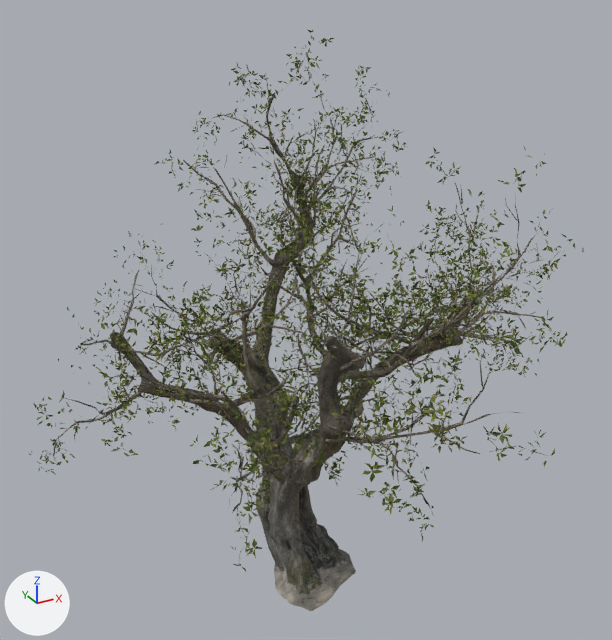
Two versions of the glTF model assets/models/mid/cay-ven-bien.glb, one commit apart.
Camera for both pictures: a 50 mm lens placed at (-0.646, -1.184, 1.123), pointed at (0.011, 0.01, 0.526). The axes (+X, +Y, +Z) are drawn at lower left. The lights are the same throughout. The picture after the commit comes second. Where no turn or scale is listed for an object, it has been applied to the vertices. Vertices at exactly the same position are counted once.

The first picture shows 'island_tree_01_LOD0'.
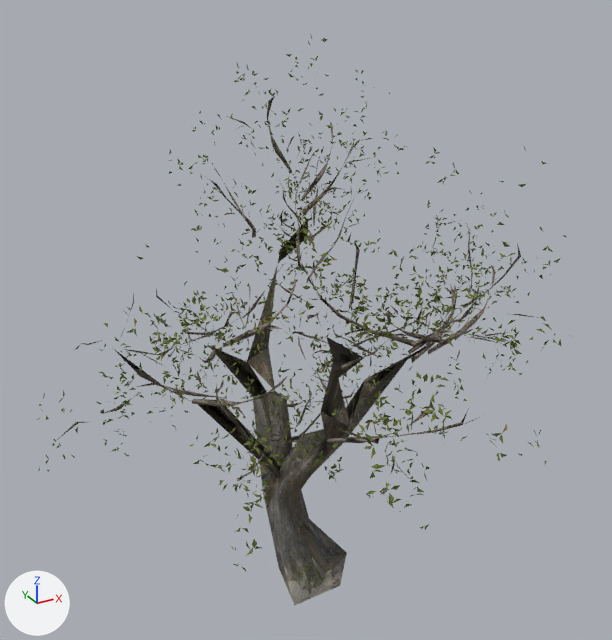
Where the newer file only moved an object's origin or applied its transform, the numbers keep the older frame.

Where the change shows, as pixel boxes (x1, y1, x2, y2) in the pictures (612 x 640 px):
'island_tree_01_LOD0', reshaped: before (28, 29, 584, 611); after (37, 34, 566, 605)
part 1 of me_island_trees_01_blockout_cleaned, deleted: before (28, 29, 584, 564)
part 2 of me_island_trees_01_blockout_cleaned, cut back: before (36, 36, 563, 611); after (37, 54, 560, 605)
part 3 of me_island_trees_01_blockout_cleaned, surface changed: before (120, 156, 411, 477); after (120, 156, 460, 477)

Patch to the scene script:
```diff
--- a/assets/models/mid/cay-ven-bien.glb.py
+++ b/assets/models/mid/cay-ven-bien.glb.py
@@ me_island_trees_01_blockout_cleaned @@
 # used by ob_island_tree_01_lod0; location = (0.004, -0.001, 0.496)
-me_island_trees_01_blockout_cleaned.from_pydata(...)  # 47028 vertices, 32940 faces; spans x -0.467..0.467, y -0.475..0.475, z -0.496..0.496
+me_island_trees_01_blockout_cleaned.from_pydata(...)  # 10612 vertices, 4343 faces; spans x -0.46..0.467, y -0.475..0.427, z -0.494..0.489
+# me_island_trees_01_blockout_cleaned part 1: 8099 loose pieces with 26758 vertices, spanning x -0.467..0.458, y -0.473..0.475, z -0.323..0.496, are deleted
+# me_island_trees_01_blockout_cleaned part 2: 76 vertices moved within x -0.304..0.41, y -0.393..0.427, z -0.21..0.322; 10453 vertices removed from x -0.46..0.451, y -0.461..0.436, z -0.496..0.485; 795 vertices added at x -0.46..0.444, y -0.444..0.406, z -0.468..0.457
+# me_island_trees_01_blockout_cleaned part 3: 13 kept faces spanning x -0.331..0.172, y -0.264..0.335, z -0.197..0.238 get new texture (UV) coordinates
 me_island_trees_01_blockout_cleaned.materials.append(mat_island_tree_01)
```
